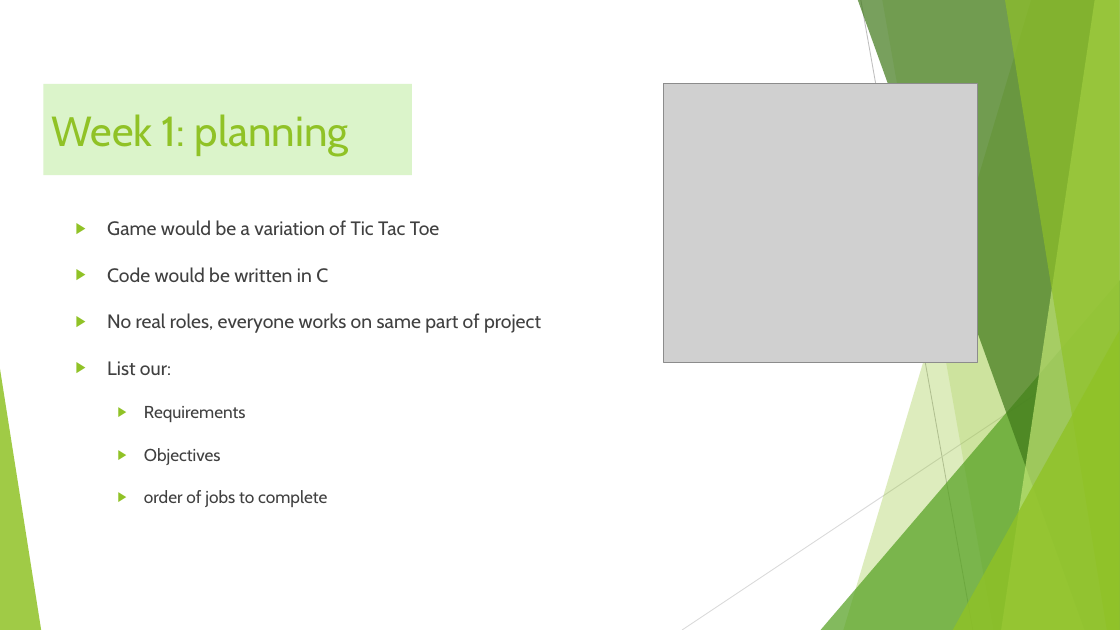
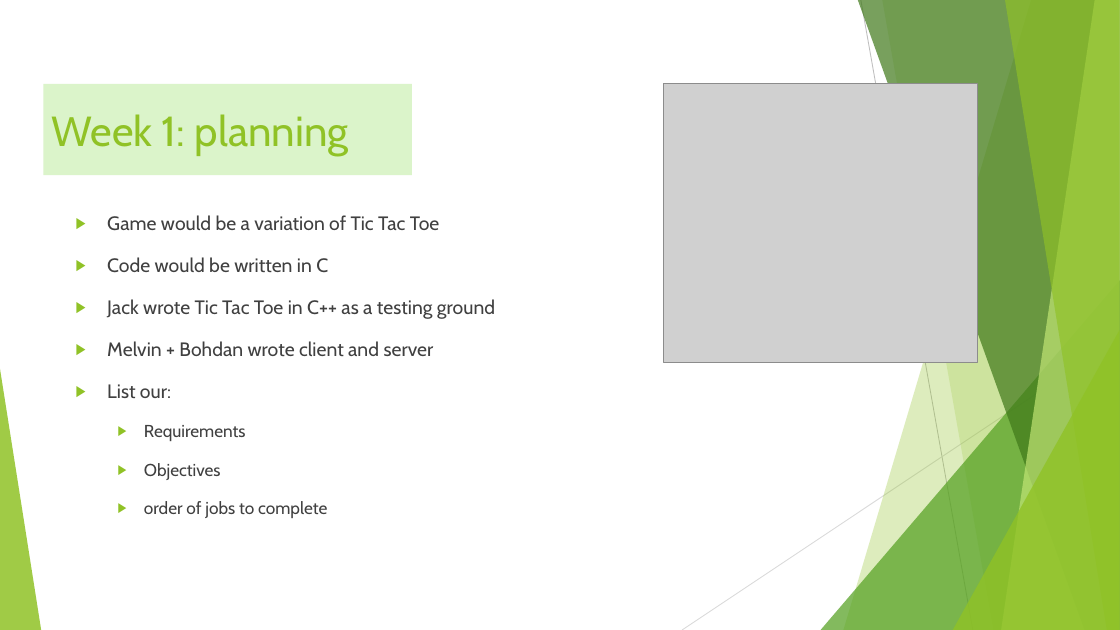
Before and after one commit to CSIS-BU/sp22-cs330-finalproject-team-murphy, a slide deck: slide 2 of AI Tic tac toe.pptx. Drawn at 1120x630 pixels with LibreOffice and Linux fonts; fonts in the diff are those of the drawing; grey boxes stand for pictures. Boxes give left, top, right and bottom in pixels: in the first picture for what was removed or moved away, otherwise in the second. Text is boxed around its words. In the diff, an @@ line names an element or a change of style, - is before the commit and + after.

```diff
--- a/AI Tic tac toe.pptx
+++ b/AI Tic tac toe.pptx
@@ text at [107,215,439,518]: line spacing 1.5 to 1.3 @@
@@ text at [107,299,495,356]: text changed @@
-▶ No real roles, everyone works on same part of project
+▶ Jack wrote Tic Tac Toe in C++ as a testing ground
+▶ Melvin + Bohdan wrote client and server
```
Also in this commit, not shown: 2 slides added.
